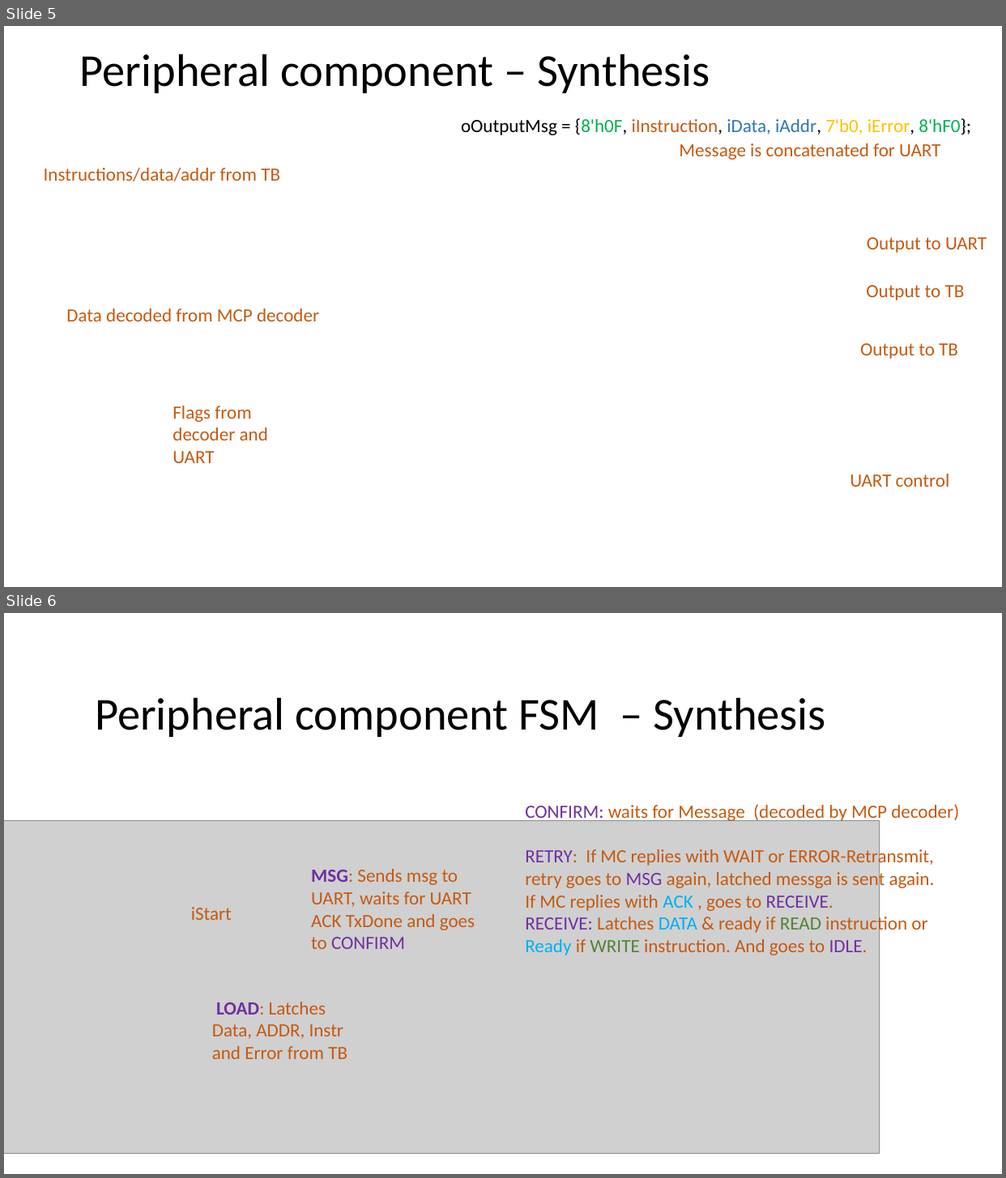
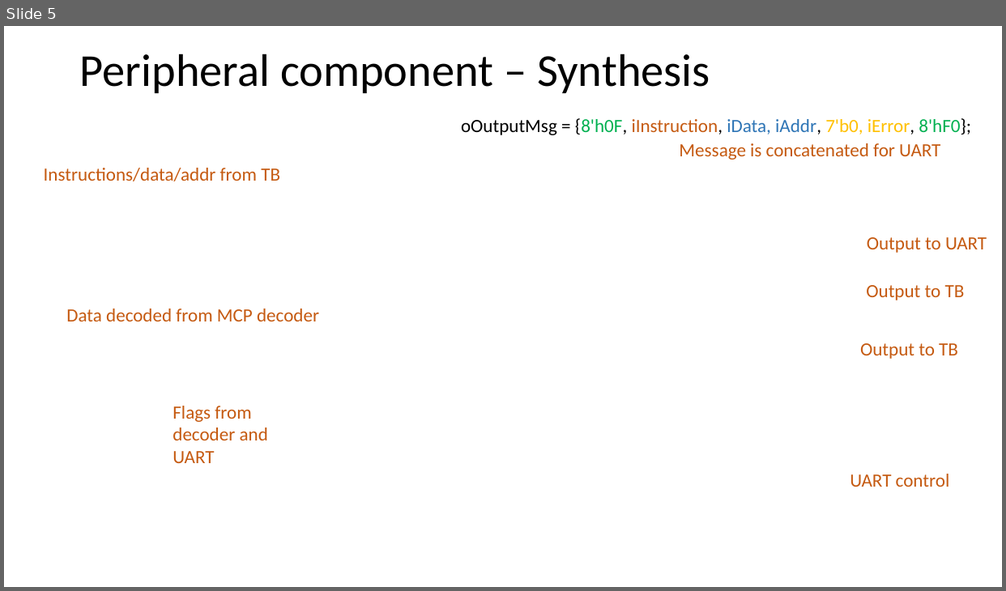
Before and after one commit to md710644/finalarquicompu, a slide deck: Diseno_final_arq.pptx. Shown one above the other, each under a label of ours: slides 5 and 6 before the commit, slide 5 after it. The pictures are 1006x1178 and 1006x591 pixels, drawn with LibreOffice and Linux fonts; fonts in the diff are those of the drawing; grey boxes stand for pictures; background and template pictures are left out. Boxes give left, top, right and bottom in pixels: in the first picture for what was removed or moved away, otherwise in the second. Text is boxed around its words. In the diff, an @@ line names an element or a change of style, - is before the commit and + after.

```diff
--- a/Diseno_final_arq.pptx
+++ b/Diseno_final_arq.pptx
@@ slide 6 removed at (x1=4, y1=613, x2=1002, y2=1174), background #FFFFFF @@
@@ text removed at (x1=95, y1=697, x2=826, y2=737) @@
-Peripheral component FSM – Synthesis
@@ text removed at (x1=525, y1=804, x2=959, y2=956) @@
-CONFIRM: waits for Message (decoded by MCP decoder)
-RETRY: If MC replies with WAIT or ERROR-Retransmit, retry goes to MSG again, latched messga is sent again.
-If MC replies with ACK , goes to RECEIVE.
-RECEIVE: Latches DATA & ready if READ instruction or Ready if WRITE instruction. And goes to IDLE.
@@ picture removed at (x1=4, y1=820, x2=879, y2=1154) @@
@@ text removed at (x1=311, y1=869, x2=475, y2=949) @@
-MSG: Sends msg to UART, waits for UART ACK TxDone and goes to CONFIRM
@@ text removed at (x1=191, y1=907, x2=232, y2=920) @@
-iStart
@@ text removed at (x1=212, y1=1002, x2=347, y2=1059) @@
-LOAD: Latches Data, ADDR, Instr and Error from TB
```
Also in this commit, not shown: 2 slides changed, 4 slides added, 1 other slide removed.
